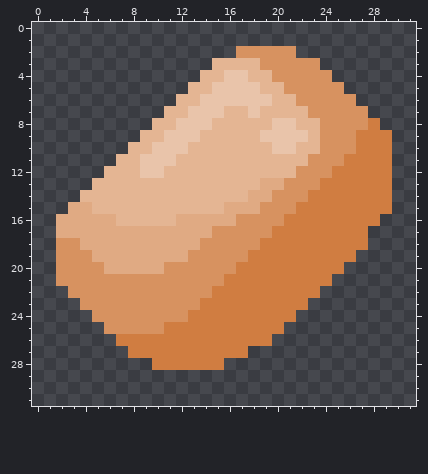
File history of a pixel-art sprite, sprites/items/bronze.png. Above, as it was before the edit.
The file is 32x32 pixels.
New version:
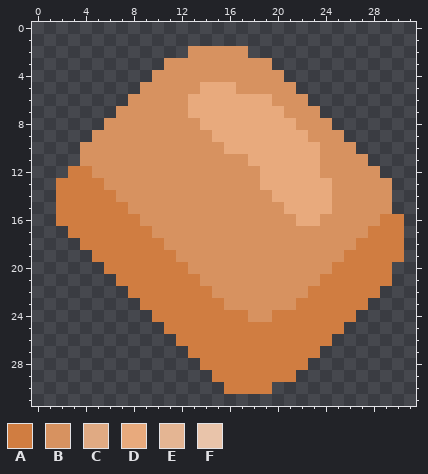
Palette (. is transparent): A #d07d41  B #d79260  C #e0aa83  D #e8aa7d  E #e4b593  F #e9c4aa
What changed:
@@ x 0..31 @@
  1 ................................
- 2 .................BBBBB..........
- 3 ...............EEEEBBBBB........
- 4 ..............EEFFEEBBBBB.......
- 5 .............EEFFFFEEBBBBB......
- 6 ............EEFFFFFFEEBBBBB.....
- 7 ...........EEFFFEEFEEEEBBBBB....
- 8 ..........EEFFFEEEEEFFEEBBBBA...
- 9 .........EEFFFEEEEEFFFFEBBBAAA..
-10 ........EEFFFEEEEEEEFFEEBBBAAA..
-11 .......EEFFFEEEEEEEEEEEBBBAAAA..
-12 ......EEEFFEEEEEEEEEEEBBBAAAAA..
-13 .....EEEEEEEEEEEEEECCBBBAAAAAA..
-14 ....EEEEEEEEEEEEEECCBBBAAAAAAA..
-15 ...CCEEEEEEEEEEECCCBBBAAAAAAAA..
-16 ..CCCCCEEEEECCCCCBBBBAAAAAAAA...
-17 ..CCCCCCCCCCCCCBBBBBAAAAAAAA....
-18 ..BBCCCCCCCCCCBBBBBAAAAAAAAA....
-19 ..BBBCCCCCCCCBBBBBAAAAAAAAA.....
-20 ..BBBBCCCCCBBBBBBAAAAAAAAA......
-21 ..BBBBBBBBBBBBBBAAAAAAAAA.......
-22 ...BBBBBBBBBBBBAAAAAAAAA........
-23 ....BBBBBBBBBBAAAAAAAAA.........
-24 .....BBBBBBBBAAAAAAAAA..........
-25 ......BBBBBAAAAAAAAAA...........
-26 .......AAAAAAAAAAAAA............
-27 ........AAAAAAAAAA..............
-28 ..........AAAAAA................
-29 ................................
-30 ................................
+ 2 .............BBBBB..............
+ 3 ...........BBBBBBBBB............
+ 4 ..........BBBBBBBBBBB...........
+ 5 .........BBBBBDDDBBBBB..........
+ 6 ........BBBBBDDDDDDDBBB.........
+ 7 .......BBBBBBDDDDDDDDBBB........
+ 8 ......BBBBBBBBDDDDDDDDBBB.......
+ 9 .....BBBBBBBBBBDDDDDDDDBBB......
+10 ....BBBBBBBBBBBBDDDDDDDDBBB.....
+11 ....BBBBBBBBBBBBBBDDDDDDBBBB....
+12 ...AABBBBBBBBBBBBBBDDDDDBBBBB...
+13 ..AAAABBBBBBBBBBBBBDDDDDDBBBBB..
+14 ..AAAAABBBBBBBBBBBBBDDDDDBBBBB..
+15 ..AAAAAABBBBBBBBBBBBBDDDDBBBBB..
+16 ..AAAAAAABBBBBBBBBBBBBDDBBBBBAA.
+17 ...AAAAAAABBBBBBBBBBBBBBBBBBAAA.
+18 ....AAAAAAABBBBBBBBBBBBBBBBAAAA.
+19 .....AAAAAAABBBBBBBBBBBBBBAAAAA.
+20 ......AAAAAAABBBBBBBBBBBBAAAAA..
+21 .......AAAAAAABBBBBBBBBBAAAAAA..
+22 ........AAAAAAABBBBBBBBAAAAAA...
+23 .........AAAAAAABBBBBBAAAAAA....
+24 ..........AAAAAAAABBAAAAAAA.....
+25 ...........AAAAAAAAAAAAAAA......
+26 ............AAAAAAAAAAAAA.......
+27 .............AAAAAAAAAAA........
+28 ..............AAAAAAAAA.........
+29 ...............AAAAAAA..........
+30 ................AAAA............
 31 ................................
Where, in picture pixels (left, top, right, bottom), the same in both pictures:
changed: (56, 46, 404, 394)
